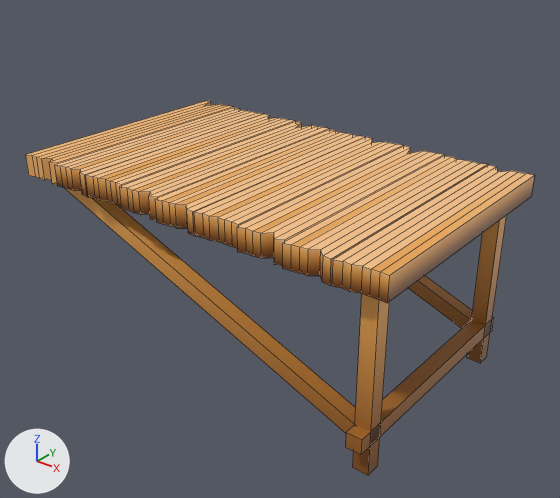
The FBX model Assets/3d/objects/laituri.fbx, before and after one commit.
Camera for both pictures: a 50 mm camera at (10.19, -15.69, 7.72) aimed at (-2.14, -0.29, -1.83). Arrows for +X, +Y and +Z are at lower left; the lights stay in place. The older version comes first. Mesh edges are drawn as thin lines. Where no turn or scale is listed for an object, it has been applied to the vertices. Vertices at exactly the same position are counted once.
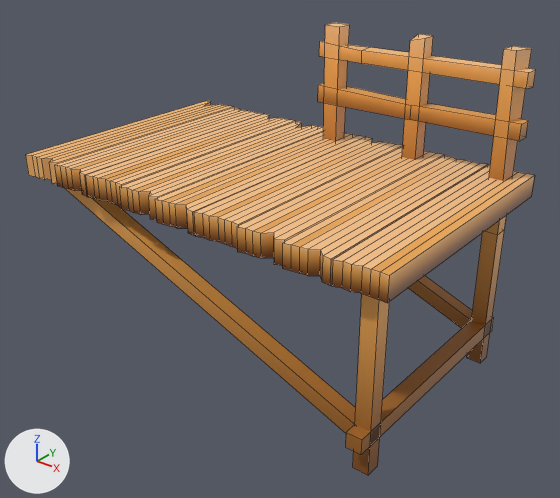
Where the change shows, as pixel boxes [x1, y1, x2, y2] in the pictures (560 x 498 px):
'Cube.003', reshaped (21% taller)
    before: [26, 101, 534, 475]
    after: [26, 23, 536, 475]
part 1 of me_cube_003, added (orange)
    after: [318, 23, 536, 224]

The change, as a list of edits to the scene's bpy script:
```text
Change me_cube_003:
    used by ob_cube_003; location = (-2.75, -0.01, -0.35)
    remove me_cube_003.from_pydata(...)  # 292 vertices, 264 faces; spans x -5.92..6.06, y -3.73..3.74, z -4.83..0.83
    add me_cube_003.from_pydata(...)  # 340 vertices, 302 faces; spans x -5.92..6.06, y -3.73..3.74, z -4.83..4.18
    me_cube_003 part 1
    36 vertices are added at x -0.45..5.87, y 2.78..3.29, z -0.7..4.18
    7 new vertices lie (0.0, 0.43, 0.0) away from vertices in x -0.17..5.64, y 2.82, z -0.7..4.17
    5 new vertices lie (0.0, 0.44, 0.0) away from vertices in x -0.41..5.87, y 2.82, z 1.96..3.69
    38 new faces join them
```
